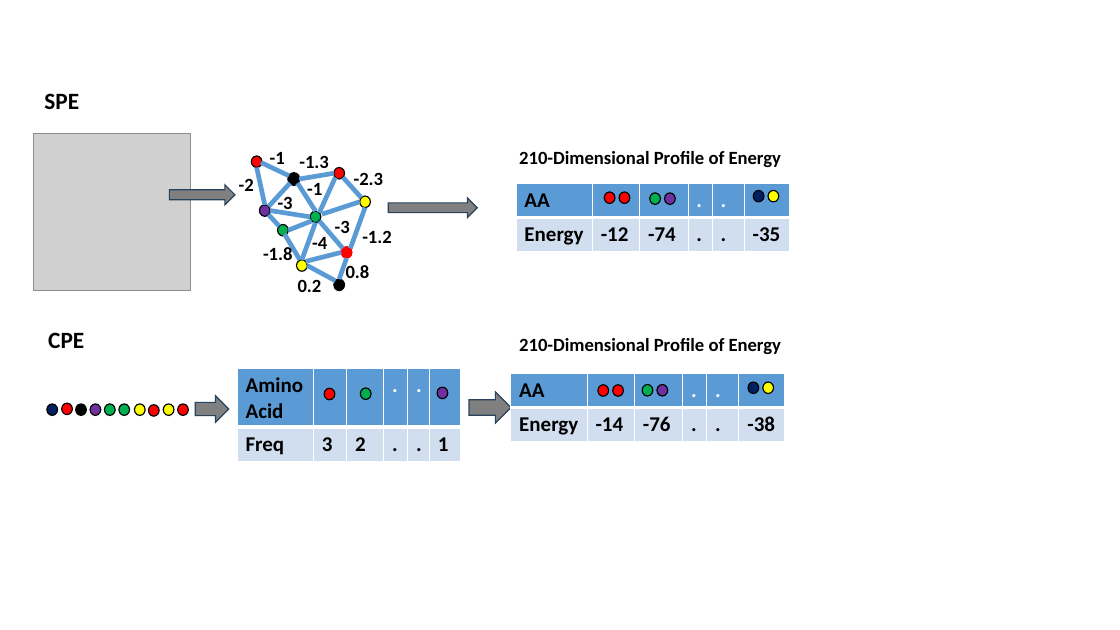
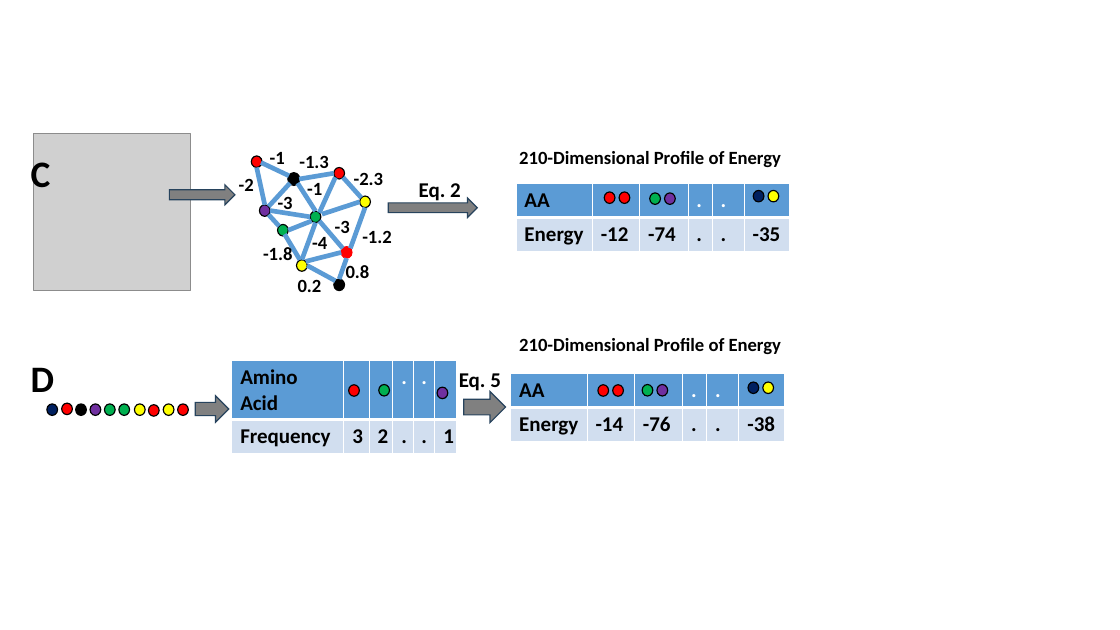
Before and after one commit to mirzaie-mehdi/ProteinEnergyProfileSimilarity, a slide deck: slide 3 of manuscript/Revised/Final_Figure/Fig1.pptx. Drawn at 1120x630 pixels with LibreOffice and Linux fonts; fonts in the diff are those of the drawing; grey boxes stand for pictures. Boxes give left, top, right and bottom in pixels: in the first picture for what was removed or moved away, otherwise in the second. Text is boxed around its words. In the diff, an @@ line names an element or a change of style, - is before the commit and + after.

```diff
--- a/manuscript/Revised/Final_Figure/Fig1.pptx
+++ b/manuscript/Revised/Final_Figure/Fig1.pptx
@@ text removed at <box>44,93,79,109</box> @@
-SPE
@@ text added at <box>31,156,51,197</box>, 32 pt, text #000000, bold @@
+C
@@ text added at <box>419,183,461,204</box>, 18 pt, text #000000, bold @@
+Eq. 2
@@ text removed at <box>48,332,84,348</box> @@
-CPE
@@ text added at <box>31,367,55,392</box>, 32 pt, text #000000, bold @@
+D
@@ table at <box>232,360,455,454</box> @@
-row 2, column 1: Freq
+row 2, column 1: Frequency
@@ table: place and size @@
-table at <box>237,368,461,461</box>
+table at <box>232,360,455,454</box>
@@ ellipse: place and size @@
-ellipse at <box>324,388,335,400</box>
+ellipse at <box>349,385,360,397</box>
@@ ellipse: place and size @@
-ellipse at <box>360,388,371,400</box>
+ellipse at <box>379,385,390,397</box>
@@ text added at <box>459,373,501,393</box>, 18 pt, text #000000, bold @@
+Eq. 5
@@ right arrow: place and size @@
-right arrow at <box>469,392,511,423</box>
+right arrow at <box>464,392,506,423</box>
```
Also in this commit, not shown: 2 other slides changed, 6 other files.
